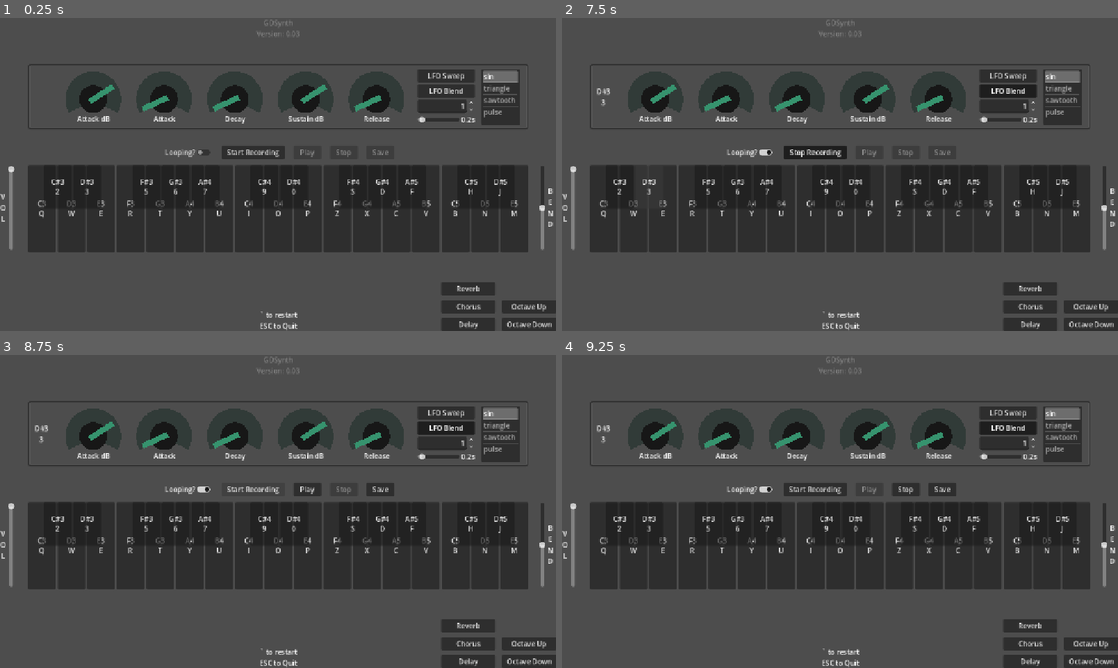
Above: before the commit, frames 1-4 (two rows, left to right).
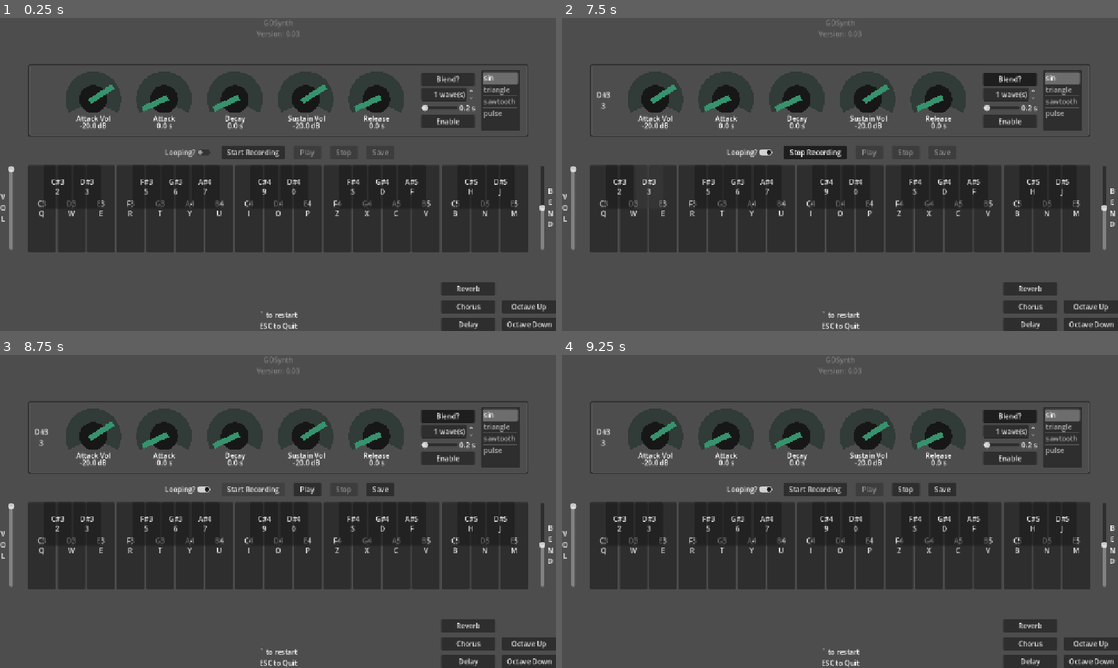
Above: after the commit, the same moments.

Repository: BaconEggsRL/GDSynth
Game: Godot game, scene res://main.tscn
Two runs of this game, one before a commit and one after it. Both use one fixed random seed, a clock stepped at 60 frames per second and the inputs below. The engine's default icon, where the game draws it, is replaced by a stand-in: a white triangle on a blue panel in a dark square.
Inputs:
- Up to frame 1 (0.25 s): no input
- Up to frame 2 (7.5 s): click "LFO Sweep" (after the commit: "Enable") at 0.5 s; click "LFO Blend" (after the commit: "Blend?") at 1.25 s; click "LFO Sweep" (after the commit: "Disable") at 2 s; click "Start Recording" at 2.75 s; click "Looping?" at 3.5 s; click "Waiting for Key..." at 4.25 s; click "Start Recording" at 5 s; click "C3 Q" at 5.75 s; click "D3 W" at 6.5 s; click "E3 E" at 7.25 s
- Up to frame 3 (8.75 s): click "Stop Recording" at 8 s
- Up to frame 4 (9.25 s): click "Play" at 8.75 s

The runs differ from the first frame. In frame 1, 2.6% of the frame differs, in the area x 5-95%, y 16-38%; in frame 2, 2.7%; in frame 3, 2.7%; in frame 4, 2.7%.

Commit message:
asdasd

Diff:
--- a/knob.gd
+++ b/knob.gd
@@ -10,9 +10,7 @@
 @export var knobPoint:Marker2D
 @export var middlePoint:Marker2D
 
-
-func _ready() -> void:
-	pass
+@export var value_label:Label
 
 
 func _process(_delta: float) -> void:
@@ -33,36 +31,3 @@
 		print(fang)
 		knob.rotation = clamp(fang, -2, 2)
 		turned.emit(final_ang)
-
-
-
-
-
-
-
-
-
-
-
-
-
-
-
-
-#		var d :Vector2= ($knob/knobPoint.position.rotated( $knob.rotation)) # cuz we cant just do it with position, position is constant,
-#		var d :Vector2= ($knob/knobPoint.position) # cuz we cant just do it with position, position is constant,
-##		print($knob.rotation)
-#		var d :Vector2= $knob/knobPoint.global_position
-
-#		var a :float= $middlePoint.position.angle_to( d )
-#		print(d, " ", a)
-#		var a :float= $knob/knobPoint.global_position.angle_to(  $middlePoint.global_position )
-#		var fang :float= lerp_angle( $knob.rotation, ang, 0.3  )
-#		$knob.rotation = clamp(fang, -2,2)
-##		emit_signal("turnedKnob", finalAng)
-##		if b < 20:
-##			knob.rotation = range_lerp(20, -3.14,3.14,0,100)
-##		if b > 80:
-##			knob.rotation = range_lerp(80, -3.14,3.14,0,100)
-#
-#range_lerp(75, 0, 100, -1, 1) # Returns 0.5
--- a/main.gd
+++ b/main.gd
@@ -23,6 +23,7 @@
 const max_sus_db:float = 0.0
 @export_range (min_sus_db, max_sus_db, 1) var sus_db = peak_db
 
+@export var sweep_btn:Button
 
 @export var octave_up_btn:Button
 @export var octave_down_btn:Button
@@ -808,6 +809,7 @@
 			var value = remap(clamped_deg, 18.1690, 81.8309, min_peak_db, max_peak_db)
 			print("P knob: %s" % value)
 			self.peak_db = value
+			peak_knob.value_label.text = "%.1f dB" % value
 			for btn:PianoButton in piano_buttons:
 				btn.peak_db = self.peak_db
 
@@ -816,6 +818,7 @@
 			var value = remap(clamped_deg, 18.1690, 81.8309, min_attack_samples, max_attack_samples)
 			print("A knob: %s" % value)
 			self.attack_samples = value
+			attack_knob.value_label.text = "%.1f s" % (value/mix_rate)
 			for btn:PianoButton in piano_buttons:
 				btn.attack_samples = self.attack_samples
 
@@ -825,6 +828,7 @@
 			var value = remap(clamped_deg, 18.1690, 81.8309, min_decay_samples, max_decay_samples)
 			print("D knob: %s" % value)
 			self.decay_samples = value
+			decay_knob.value_label.text = "%.1f s" % (value/mix_rate)
 			for btn:PianoButton in piano_buttons:
 				btn.decay_samples = self.decay_samples
 
@@ -833,6 +837,7 @@
 			var value = remap(clamped_deg, 18.1690, 81.8309, min_sus_db, max_sus_db)
 			print("S knob: %s" % value)
 			self.sus_db = value
+			sus_knob.value_label.text = "%.1f dB" % value
 			for btn:PianoButton in piano_buttons:
 				btn.sus_db = self.sus_db
 
@@ -842,6 +847,7 @@
 			var value = remap(clamped_deg, 18.1690, 81.8309, min_release_samples, max_release_samples)
 			print("R knob: %s" % value)
 			self.release_samples = value
+			release_knob.value_label.text = "%.1f s" % (value/mix_rate)
 			for btn:PianoButton in piano_buttons:
 				btn.release_samples = self.release_samples
 
@@ -931,9 +937,11 @@
 
 func _on_sweep_toggled(toggled_on: bool) -> void:
 	if toggled_on:
+		sweep_btn.text = "Disable"
 		for btn:PianoButton in piano_buttons:
 			btn.start_waveform_tween()
 	else:
+		sweep_btn.text = "Enable"
 		for btn:PianoButton in piano_buttons:
 			btn.stop_waveform_tween()
 
--- a/main.tscn
+++ b/main.tscn
@@ -21,8 +21,9 @@
 corner_radius_bottom_right = 4
 corner_radius_bottom_left = 4
 
-[node name="main" type="Node" node_paths=PackedStringArray("octave_up_btn", "octave_down_btn", "loop …(265 unchanged characters)…
+[node name="main" type="Node" node_paths=PackedStringArray("sweep_btn", "octave_up_btn", "octave_down_btn", "loop …(265 unchanged characters)…
 script = ExtResource("1_ig7tw")
+sweep_btn = NodePath("Control/ControlPanel/StatsPanel/PanelMargin/ControlContainer/VBoxContainer/Sweep")
 octave_up_btn = NodePath("Control/BottomRightBtns/Octave/OctaveUp")
 octave_down_btn = NodePath("Control/BottomRightBtns/Octave/OctaveDown")
 looping_btn = NodePath("Control/CenterBtns/MarginContainer/VBoxContainer/record/looping")
@@ -83,7 +84,7 @@
 vertical_alignment = 1
 
 [node name="StatsPanel" type="Panel" parent="Control/ControlPanel"]
-custom_minimum_size = Vector2(1152, 151)
+custom_minimum_size = Vector2(1152, 168)
 layout_mode = 2
 mouse_filter = 2
 theme_override_styles/panel = SubResource("StyleBoxFlat_0xm2m")
@@ -132,22 +133,14 @@
 
 [node name="VBoxContainer" type="VBoxContainer" parent="Control/ControlPanel/StatsPanel/PanelMargin/ControlContainer"]
 layout_mode = 2
-
-[node name="Sweep" type="Button" parent="Control/ControlPanel/StatsPanel/PanelMargin/ControlContainer/VBoxContainer"]
-custom_minimum_size = Vector2(125, 0)
-layout_mode = 2
-focus_mode = 0
-toggle_mode = true
-action_mode = 0
-text = "LFO Sweep"
+alignment = 1
 
 [node name="Blend" type="Button" parent="Control/ControlPanel/StatsPanel/PanelMargin/ControlContainer/VBoxContainer"]
-custom_minimum_size = Vector2(125, 0)
-layout_mode = 2
-focus_mode = 0
-toggle_mode = true
-action_mode = 0
-text = "LFO Blend"
+layout_mode = 2
+focus_mode = 0
+toggle_mode = true
+action_mode = 0
+text = "Blend?"
 
 [node name="Radius" type="SpinBox" parent="Control/ControlPanel/StatsPanel/PanelMargin/ControlContainer/VBoxContainer"]
 layout_mode = 2
@@ -155,14 +148,16 @@
 max_value = 3.0
 value = 1.0
 alignment = 2
+suffix = "wave(s)"
 script = ExtResource("4_lquwl")
 
 [node name="OscContainer" type="HBoxContainer" parent="Control/ControlPanel/StatsPanel/PanelMargin/ControlContainer/VBoxContainer"]
 layout_mode = 2
+size_flags_horizontal = 8
 script = ExtResource("3_272bh")
 
 [node name="OscSpeedSlider" type="HSlider" parent="Control/ControlPanel/StatsPanel/PanelMargin/ControlContainer/VBoxContainer/OscContainer"]
-custom_minimum_size = Vector2(96, 23)
+custom_minimum_size = Vector2(84, 23)
 layout_mode = 2
 min_value = 0.1
 max_value = 4.0
@@ -171,11 +166,18 @@
 
 [node name="OscSpeedLabel" type="Label" parent="Control/ControlPanel/StatsPanel/PanelMargin/ControlContainer/VBoxContainer/OscContainer"]
 layout_mode = 2
-text = "1.0"
+text = "1.0 s"
 horizontal_alignment = 2
 
+[node name="Sweep" type="Button" parent="Control/ControlPanel/StatsPanel/PanelMargin/ControlContainer/VBoxContainer"]
+layout_mode = 2
+focus_mode = 0
+toggle_mode = true
+action_mode = 0
+text = "Enable"
+
 [node name="WaveTableItemList" type="ItemList" parent="Control/ControlPanel/StatsPanel/PanelMargin/ControlContainer"]
-custom_minimum_size = Vector2(89.7, 0)
+custom_minimum_size = Vector2(89.7, 19.885)
 layout_mode = 2
 focus_mode = 0
 item_count = 4
@@ -184,6 +186,15 @@
 item_2/text = "sawtooth"
 item_3/text = "pulse"
 script = ExtResource("3_1bvp3")
+
+[node name="Label2" type="Label" parent="Control/ControlPanel/StatsPanel/PanelMargin/ControlContainer"]
+visible = false
+layout_mode = 2
+text = "W
+A
+V
+E"
+horizontal_alignment = 1
 
 [node name="CenterBtns" type="VBoxContainer" parent="Control"]
 layout_mode = 1
@@ -396,66 +407,114 @@
 position = Vector2(0, 56.025)
 script = ExtResource("2_7mycd")
 
-[node name="peak_knob" parent="Knobs" instance=ExtResource("2_0xm2m")]
+[node name="peak_knob" parent="Knobs" node_paths=PackedStringArray("value_label") instance=ExtResource("2_0xm2m")]
 position = Vector2(214, 130)
-
-[node name="peak_label" type="Label" parent="Knobs/peak_knob"]
+value_label = NodePath("VBoxContainer/peak_value_label")
+
+[node name="VBoxContainer" type="VBoxContainer" parent="Knobs/peak_knob"]
 offset_left = -41.0
 offset_top = 34.0
-offset_right = 43.0
-offset_bottom = 57.0
-text = "Attack dB"
-horizontal_alignment = 1
-
-[node name="attack_knob" parent="Knobs" instance=ExtResource("2_0xm2m")]
+offset_right = 42.0
+offset_bottom = 74.0
+theme_override_constants/separation = -5
+
+[node name="name_label" type="Label" parent="Knobs/peak_knob/VBoxContainer"]
+layout_mode = 2
+text = "Attack Vol"
+horizontal_alignment = 1
+
+[node name="peak_value_label" type="Label" parent="Knobs/peak_knob/VBoxContainer"]
+layout_mode = 2
+text = "0.0"
+horizontal_alignment = 1
+
+[node name="attack_knob" parent="Knobs" node_paths=PackedStringArray("value_label") instance=ExtResource("2_0xm2m")]
 position = Vector2(377, 130)
-
-[node name="AttackLabel" type="Label" parent="Knobs/attack_knob"]
+value_label = NodePath("VBoxContainer2/attack_value_label")
+
+[node name="VBoxContainer2" type="VBoxContainer" parent="Knobs/attack_knob"]
 offset_left = -41.0
 offset_top = 34.0
-offset_right = 43.0
-offset_bottom = 57.0
+offset_right = 42.0
+offset_bottom = 75.0
+theme_override_constants/separation = -5
+
+[node name="name_label" type="Label" parent="Knobs/attack_knob/VBoxContainer2"]
+layout_mode = 2
 text = "Attack"
 horizontal_alignment = 1
 
-[node name="decay_knob" parent="Knobs" instance=ExtResource("2_0xm2m")]
+[node name="attack_value_label" type="Label" parent="Knobs/attack_knob/VBoxContainer2"]
+layout_mode = 2
+text = "0.0"
+horizontal_alignment = 1
+
+[node name="decay_knob" parent="Knobs" node_paths=PackedStringArray("value_label") instance=ExtResource("2_0xm2m")]
 position = Vector2(540, 130)
-
-[node name="DecayLabel" type="Label" parent="Knobs/decay_knob"]
+value_label = NodePath("VBoxContainer3/decay_value_label")
+
+[node name="VBoxContainer3" type="VBoxContainer" parent="Knobs/decay_knob"]
 offset_left = -41.0
 offset_top = 34.0
-offset_right = 43.0
-offset_bottom = 57.0
+offset_right = 42.0
+offset_bottom = 75.0
+theme_override_constants/separation = -5
+
+[node name="name_label" type="Label" parent="Knobs/decay_knob/VBoxContainer3"]
+layout_mode = 2
 text = "Decay"
 horizontal_alignment = 1
-metadata/_edit_use_anchors_ = true
-
-[node name="sustain_knob" parent="Knobs" instance=ExtResource("2_0xm2m")]
+
+[node name="decay_value_label" type="Label" parent="Knobs/decay_knob/VBoxContainer3"]
+layout_mode = 2
+text = "0.0"
+horizontal_alignment = 1
+
+[node name="sustain_knob" parent="Knobs" node_paths=PackedStringArray("value_label") instance=ExtResource("2_0xm2m")]
 position = Vector2(703, 130)
-
-[node name="SustainLabel" type="Label" parent="Knobs/sustain_knob"]
+value_label = NodePath("VBoxContainer4/sustain_value_label")
+
+[node name="VBoxContainer4" type="VBoxContainer" parent="Knobs/sustain_knob"]
 offset_left = -41.0
 offset_top = 34.0
-offset_right = 43.0
-offset_bottom = 57.0
-text = "Sustain dB"
-horizontal_alignment = 1
-metadata/_edit_use_anchors_ = true
-
-[node name="release_knob" parent="Knobs" instance=ExtResource("2_0xm2m")]
+offset_right = 42.0
+offset_bottom = 75.0
+theme_override_constants/separation = -5
+
+[node name="name_label" type="Label" parent="Knobs/sustain_knob/VBoxContainer4"]
+layout_mode = 2
+text = "Sustain Vol"
+horizontal_alignment = 1
+
+[node name="sustain_value_label" type="Label" parent="Knobs/sustain_knob/VBoxContainer4"]
+layout_mode = 2
+text = "0.0"
+horizontal_alignment = 1
+
+[node name="release_knob" parent="Knobs" node_paths=PackedStringArray("value_label") instance=ExtResource("2_0xm2m")]
 position = Vector2(866, 130)
-
-[node name="ReleaseLabel" type="Label" parent="Knobs/release_knob"]
+value_label = NodePath("VBoxContainer5/release_value_label")
+
+[node name="VBoxContainer5" type="VBoxContainer" parent="Knobs/release_knob"]
 offset_left = -41.0
 offset_top = 34.0
-offset_right = 43.0
-offset_bottom = 57.0
+offset_right = 42.0
+offset_bottom = 75.0
+theme_override_constants/separation = -5
+
+[node name="name_label" type="Label" parent="Knobs/release_knob/VBoxContainer5"]
+layout_mode = 2
 text = "Release"
 horizontal_alignment = 1
 
-[connection signal="toggled" from="Control/ControlPanel/StatsPanel/PanelMargin/ControlContainer/VBoxContainer/Sweep" to="." method="_on_sweep_toggled"]
+[node name="release_value_label" type="Label" parent="Knobs/release_knob/VBoxContainer5"]
+layout_mode = 2
+text = "0.0"
+horizontal_alignment = 1
+
 [connection signal="toggled" from="Control/ControlPanel/StatsPanel/PanelMargin/ControlContainer/VBoxContainer/Blend" to="." method="_on_blend_toggled"]
 [connection signal="value_changed" from="Control/ControlPanel/StatsPanel/PanelMargin/ControlContainer/VBoxContainer/Radius" to="." method="_on_radius_value_changed"]
+[connection signal="toggled" from="Control/ControlPanel/StatsPanel/PanelMargin/ControlContainer/VBoxContainer/Sweep" to="." method="_on_sweep_toggled"]
 [connection signal="item_selected" from="Control/ControlPanel/StatsPanel/PanelMargin/ControlContainer/WaveTableItemList" to="." method="_on_wave_table_item_selected"]
 [connection signal="toggled" from="Control/BottomRightBtns/Effects/Reverb" to="." method="_on_reverb_toggled"]
 [connection signal="toggled" from="Control/BottomRightBtns/Effects/Chorus" to="." method="_on_chorus_toggled"]
--- a/osc_container.gd
+++ b/osc_container.gd
@@ -3,7 +3,7 @@
 @onready var osc_speed_slider: HSlider = $OscSpeedSlider
 @onready var osc_speed_label: Label = $OscSpeedLabel
 
-var str_format = "%.1fs"
+var str_format = "%.1f s"
 
 func _ready():
 	# Set initial label text
